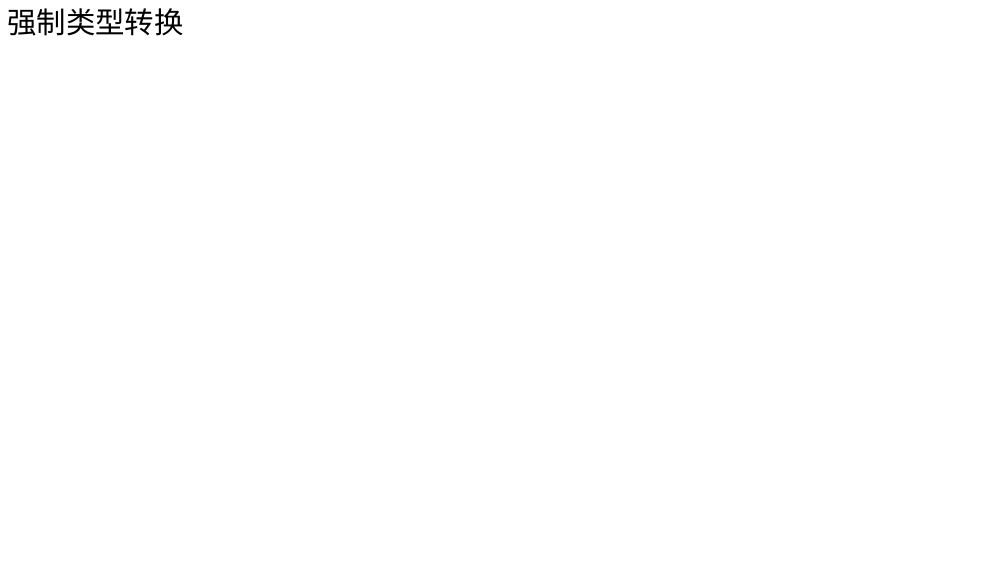
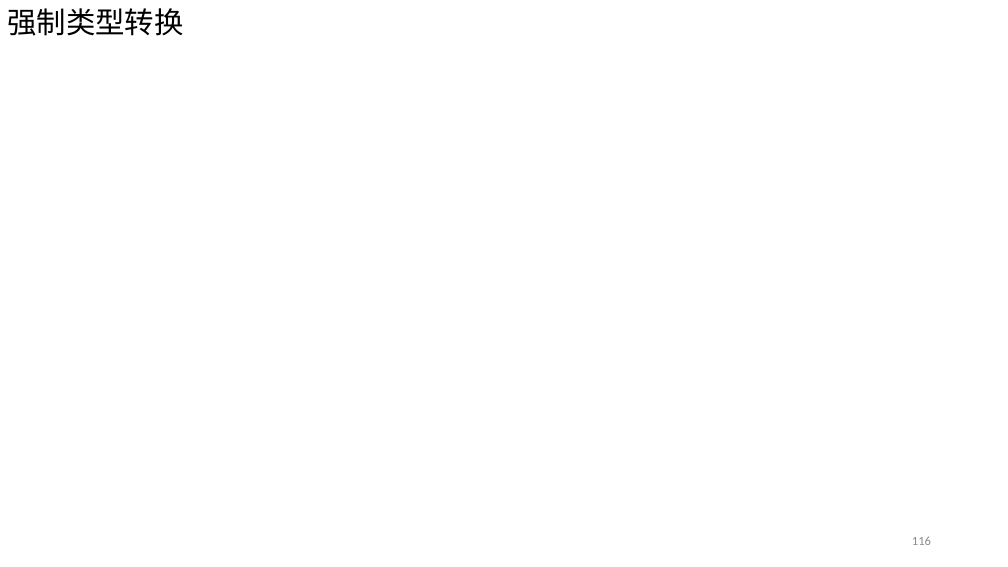
Before and after one commit to Chao200/CPP_Primer_Plus, a slide deck: slide 116 of C++ Primer Plus.pptx (slide 114 before the commit). Drawn at 1008x567 pixels with LibreOffice and Linux fonts; fonts in the diff are those of the drawing. Boxes give left, top, right and bottom in pixels: in the first picture for what was removed or moved away, otherwise in the second. Text is boxed around its words. In the diff, an @@ line names an element or a change of style, - is before the commit and + after.

```diff
--- a/C++ Primer Plus.pptx
+++ b/C++ Primer Plus.pptx
@@ page number added at (x1=912, y1=536, x2=931, y2=545), 12 pt, text #8C8C8C @@
+116
```
Also in this commit, not shown: 101 other slides changed, 14 slides added, 12 slides removed.
